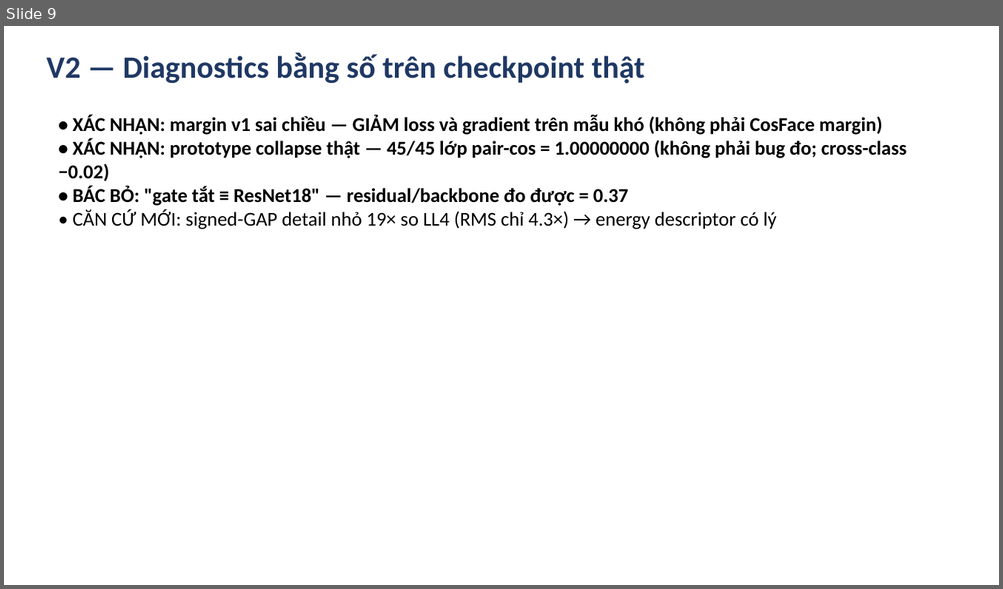
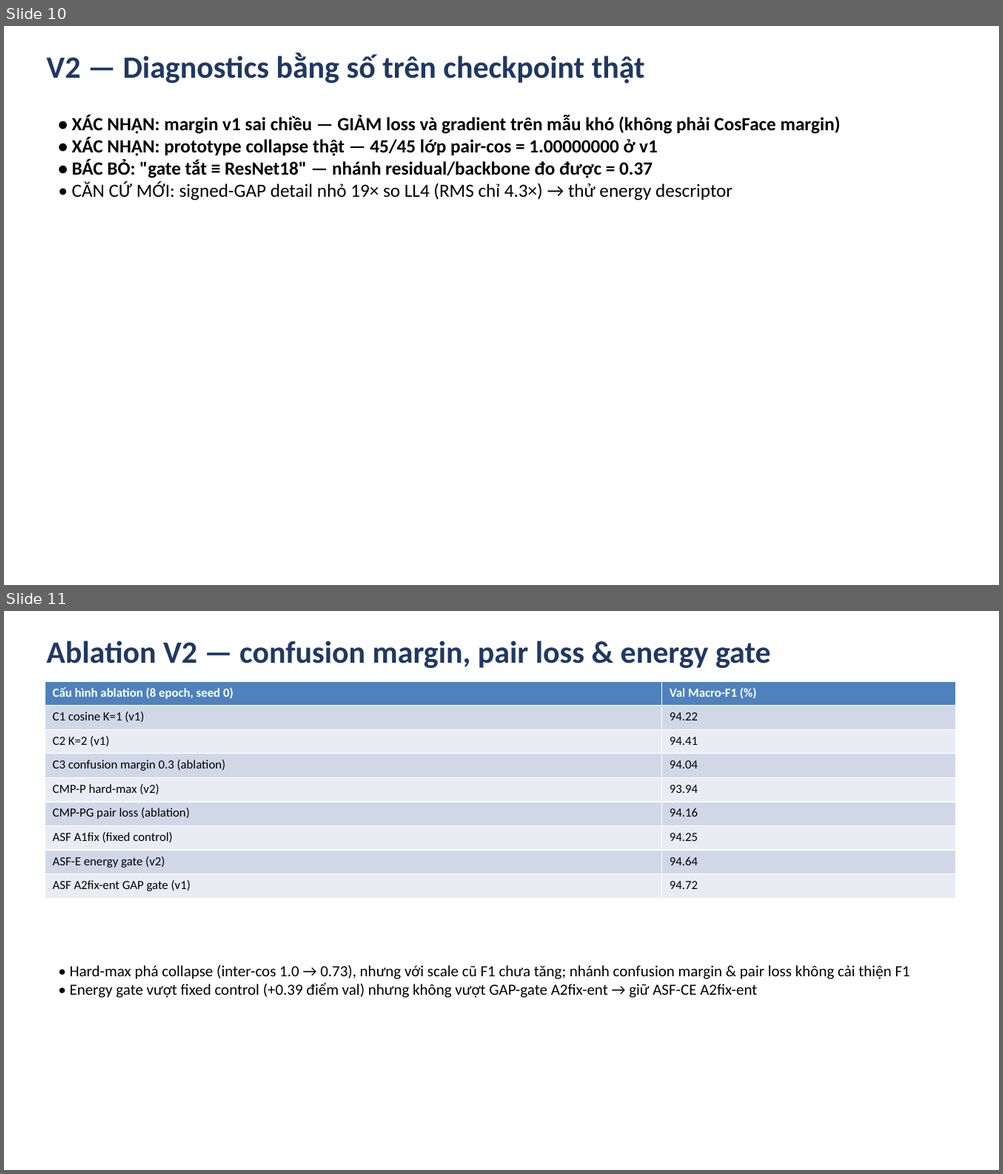
Before and after one commit to bangdang-ai-developer/kaggle-research, a slide deck: deliverables/Slides_cuoi_mon_NWPU_RESISC45.pptx. Shown one above the other, each under a label of ours: slide 9 before the commit, slides 10 and 11 after it. The pictures are 1003x589 and 1003x1174 pixels, drawn with LibreOffice and Linux fonts; fonts in the diff are those of the drawing. Boxes give left, top, right and bottom in pixels: in the first picture for what was removed or moved away, otherwise in the second. Text is boxed around its words. In the diff, an @@ line names an element or a change of style, - is before the commit and + after.

```diff
--- a/deliverables/Slides_cuoi_mon_NWPU_RESISC45.pptx
+++ b/deliverables/Slides_cuoi_mon_NWPU_RESISC45.pptx
@@ slide 11 added at [4,611,999,1170], background #FFFFFF @@
@@ text added at [46,641,771,668], 30 pt, text #1F3864, bold @@
+Ablation V2 — confusion margin, pair loss & energy gate
@@ table added at [45,681,956,898], 9 rows, 2 columns @@
+Cấu hình ablation (8 epoch, seed 0) | Val Macro-F1 (%)
+C1 cosine K=1 (v1) | 94.22
+C2 K=2 (v1) | 94.41
+C3 confusion margin 0.3 (ablation) | 94.04
+CMP-P hard-max (v2) | 93.94
+CMP-PG pair loss (ablation) | 94.16
+ASF A1fix (fixed control) | 94.25
+ASF-E energy gate (v2) | 94.64
+ASF A2fix-ent GAP gate (v1) | 94.72
@@ text added at [70,965,910,998], 15 pt, text #000000 @@
+• Hard-max phá collapse (inter-cos 1.0 → 0.73), nhưng với scale cũ F1 chưa tăng; nhánh confusion margin & pair loss không cải thiện F1
+• Energy gate vượt fixed control (+0.39 điểm val) nhưng không vượt GAP-gate A2fix-ent → giữ ASF-CE A2fix-ent
@@ what was slide 9 is now slide 10 @@
@@ slide 10 changed as well @@
@@ text at [72,115,840,134]: size 19 to 18 pt in "• XÁC NHẬN: margin v1 sai chiều ..." @@
@@ text at [72,137,732,201]: text changed; size 19 to 18 pt @@
-• XÁC NHẬN: prototype collapse thật — 45/45 lớp pair-cos = 1.00000000 (không phải bug đo; cross-class −0.02)
-• BÁC BỎ: "gate tắt ≡ ResNet18" — residual/backbone đo được = 0.37
-• CĂN CỨ MỚI: signed-GAP detail nhỏ 19× so LL4 (RMS chỉ 4.3×) → energy descriptor có lý
+• XÁC NHẬN: prototype collapse thật — 45/45 lớp pair-cos = 1.00000000 ở v1
+• BÁC BỎ: "gate tắt ≡ ResNet18" — nhánh residual/backbone đo được = 0.37
+• CĂN CỨ MỚI: signed-GAP detail nhỏ 19× so LL4 (RMS chỉ 4.3×) → thử energy descriptor
```
Also in this commit, not shown: 12 other slides changed, 5 other slides added, 7 slides removed, 24 other files.
